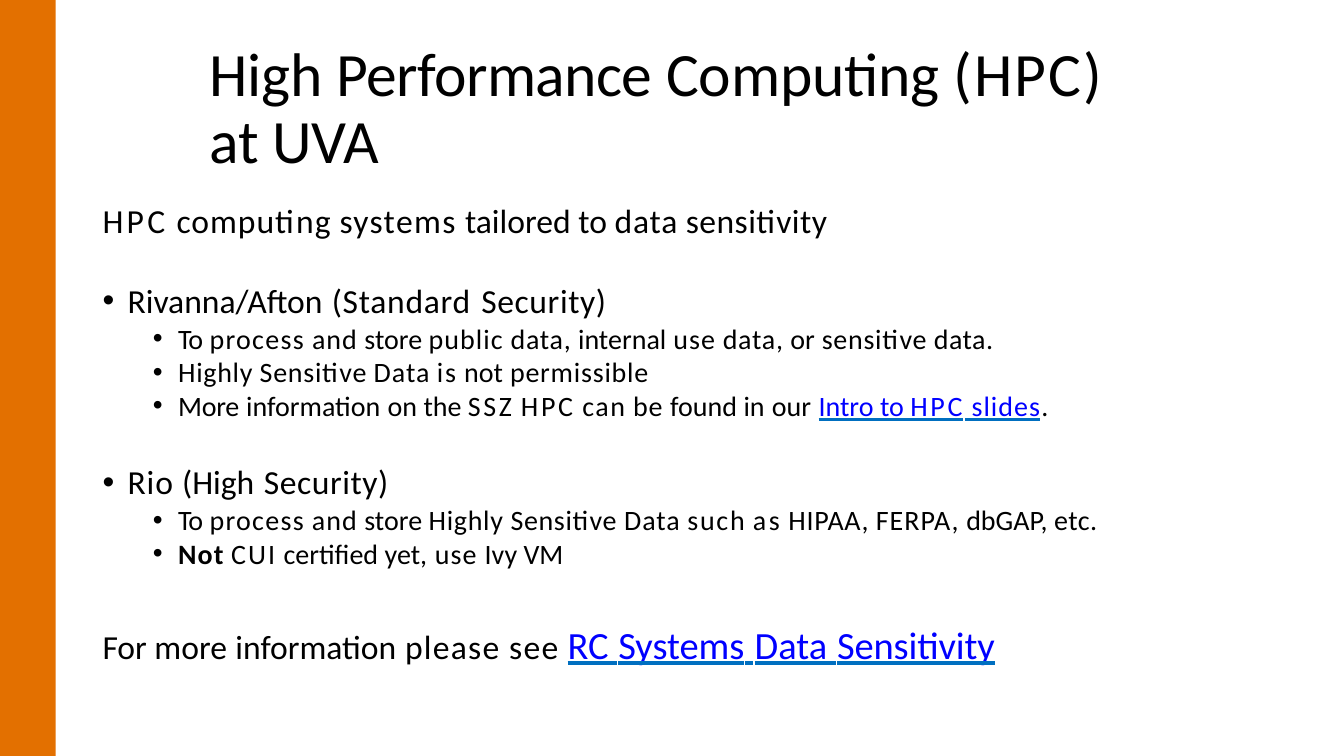
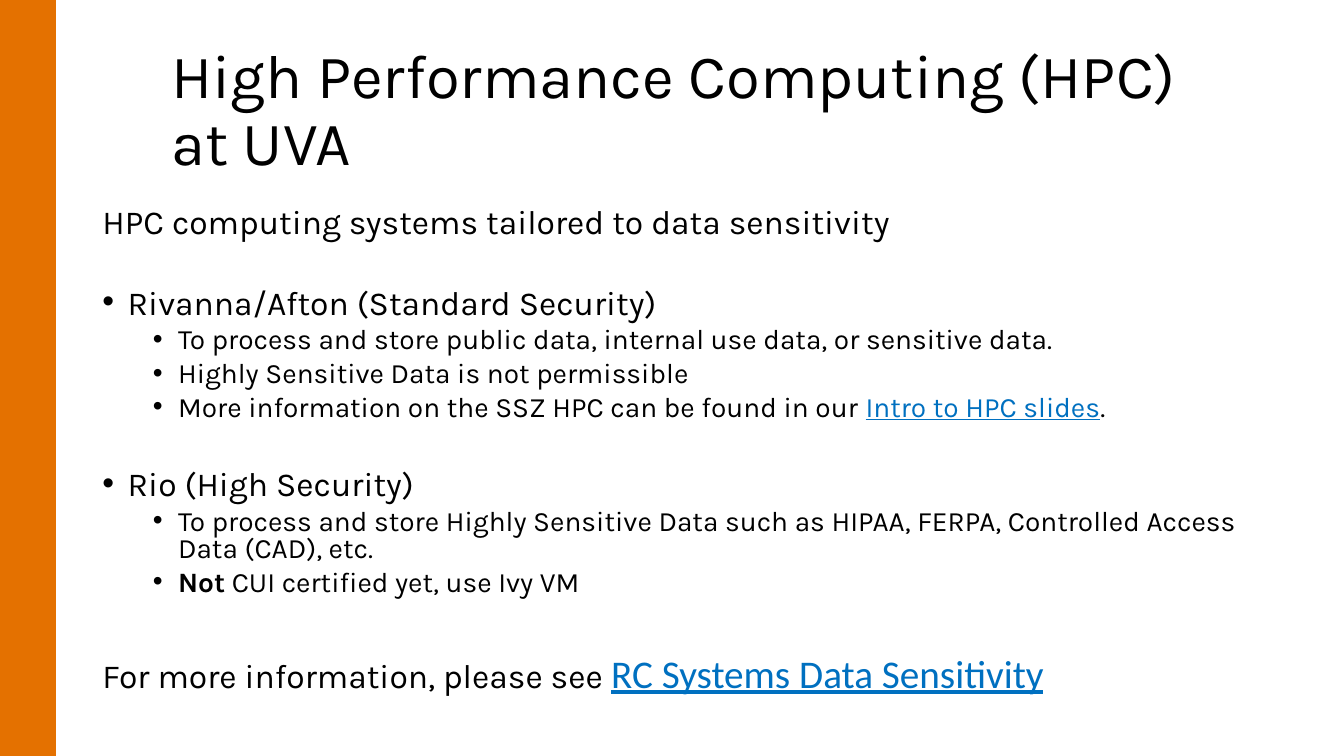
Before and after one commit to uvarc/rc-learning, a slide deck: slide 2 of content/notes/rio-intro/rio-intro.pptx. Drawn at 1344x756 pixels with LibreOffice and Linux fonts; fonts in the diff are those of the drawing; background and template pictures are left out. Boxes give left, top, right and bottom in pixels: in the first picture for what was removed or moved away, otherwise in the second. Text is boxed around its words. In the diff, an @@ line names an element or a change of style, - is before the commit and + after.

```diff
--- a/content/notes/rio-intro/rio-intro.pptx
+++ b/content/notes/rio-intro/rio-intro.pptx
@@ title "High Performance Computing (HPC) at ..." moved from (x1=210, y1=51, x2=1102, y2=164) to (x1=171, y1=53, x2=1176, y2=166) @@
@@ title "High Performance Computing (HPC) at ..." at (x1=171, y1=53, x2=1176, y2=166): font Calibri to Karla; letter spacing -0.2 to 0 pt in "High Computing at UVA"; letter spacing -0.5 to 0 pt in "Performance"; letter spacing 1.4 to 0 pt in "(HPC)"; indent changed; line spacing 47.3pt to 0.9; less space between paragraphs @@
@@ text at (x1=102, y1=211, x2=1105, y2=599): font Calibri to Karla in "HPC computing systems tailored to data sensitivity", "Rivanna/Afton (Standard Security)", "To process and store public data, internal ...", "Highly Sensitive Data is not permissible" and 3 more places; letter spacing 2.4 to 0 pt in "HPC"; letter spacing 0.7 to 0 pt in "computing", "Data", "Rio"; letter spacing 1 to 0 pt in "systems"; letter spacing 0.6 to 0 pt in "data", "data, data,", "permissible", "be"; letter spacing 0.3 to 0 pt in "sensitivity", "data."; letter spacing 0.5 to 0 pt in "(Standard Security)", "sensitive", "Highly Sensitive"; letter spacing -0.6 to 0 pt in "To"; letter spacing 0.9 to 0 pt in "process"; letter spacing 0.8 to 0 pt in "and public use", "slides.", "Not use"; letter spacing 1.2 to 0 pt in "is"; text colour #0000FF to #0070C0 in "Intro to HPC slides."; letter spacing -0.2 to 0 pt in "More", "VM"; letter spacing 1.9 to 0 pt in "SSZ HPC HPC"; letter spacing 1.1 to 0 pt in "can"; letter spacing 0.4 to 0 pt in "Security)"; letter spacing 1.4 to 0 pt in "CUI"; indent changed; line spacing 1 to 0.8; more space between paragraphs; less space between paragraphs @@
@@ text at (x1=178, y1=511, x2=1236, y2=561): text changed; font Calibri to Karla @@
-  • To process and store Highly Sensitive Data such as HIPAA, FERPA, dbGAP, etc.
+  • To process and store Highly Sensitive Data such as HIPAA, FERPA, Controlled Access Data (CAD), etc.
@@ text at (x1=102, y1=661, x2=1044, y2=696): text changed; font Calibri to Karla @@
-For more information please see RC Systems Data Sensitivity
+For more information, please see RC Systems Data Sensitivity
```
Also in this commit, not shown: 26 other slides changed, 13 slides added, 3 slides removed, 1 other file.
